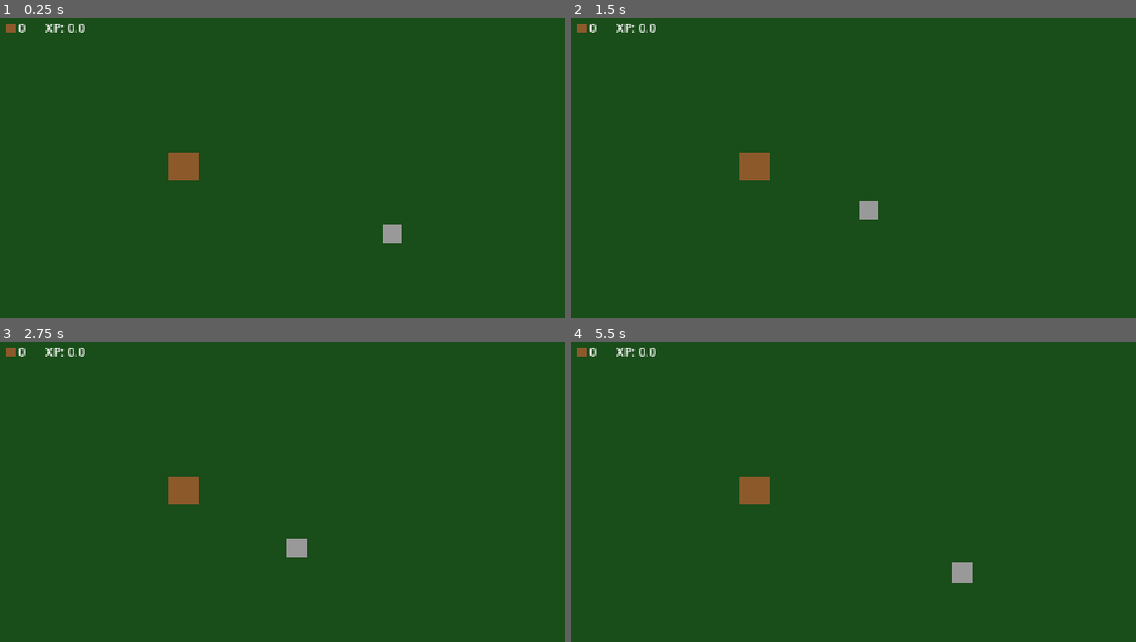
Above: before the commit, frames 1-4 (two rows, left to right).
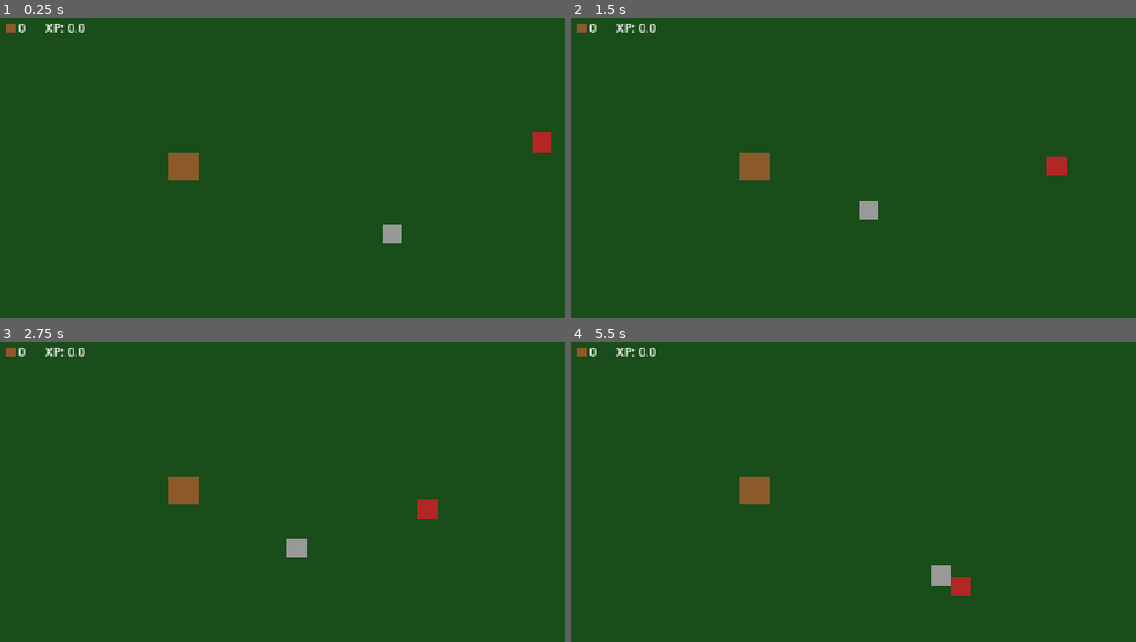
Above: after the commit, the same moments.

Repository: LEADR-official/grindscape
Game: Godot game, scene res://scenes/game.tscn
Same seed, same stepped clock (60 frames per second), same inputs: the game is played once before the commit and once after it.
Inputs (mouse positions are in pixels of both pictures, inside the frame that each line leads up to):
- Up to frame 1 (0.25 s): no input
- Up to frame 2 (1.5 s): move the mouse to (751, 165) at 0.52 s; click (751, 165) at 0.67 s; move the mouse to (802, 255) at 1.27 s; click (802, 255) at 1.42 s
- Up to frame 3 (2.75 s): move the mouse to (468, 459) at 2.02 s; click (468, 459) at 2.17 s
- Up to frame 4 (5.5 s): move the mouse to (outside the picture) at 2.77 s; click (outside the picture) at 2.92 s; move the mouse to (outside the picture) at 3.52 s; click (outside the picture) at 3.67 s; move the mouse to (729, 492) at 4.27 s; click (729, 492) at 4.42 s; move the mouse to (1000, 558) at 5.02 s; click (1000, 558) at 5.17 s

The runs differ from the first frame. In frame 1, 0.2% of the frame differs, in the area x 94-98%, y 38-45%; in frame 2, 0.2%; in frame 3, 0.2%; in frame 4, 0.6%, in the area x 63-72%, y 73-85%.

Commit message:
add skeleton + follow AI

Diff:
--- a/scenes/game.tscn
+++ b/scenes/game.tscn
@@ -1,9 +1,10 @@
-[gd_scene load_steps=9 format=3 uid="uid://d3wxlp4b8fyjn"]
+[gd_scene load_steps=10 format=3 uid="uid://d3wxlp4b8fyjn"]
 
 [ext_resource type="PackedScene" uid="uid://dpt1j22nxfw0x" path="res://scenes/player.tscn" id="1_player"]
 [ext_resource type="PackedScene" path="res://scenes/rock.tscn" id="2_rock"]
 [ext_resource type="Script" uid="uid://b1578tt5yug3l" path="res://scripts/game.gd" id="3_game_script"]
 [ext_resource type="PackedScene" path="res://scenes/hud.tscn" id="4_hud"]
+[ext_resource type="PackedScene" path="res://scenes/skeleton.tscn" id="5_skeleton"]
 
 [sub_resource type="RectangleShape2D" id="RectangleShape2D_top"]
 size = Vector2(1280, 10)
@@ -50,4 +51,7 @@
 [node name="Player" parent="." instance=ExtResource("1_player")]
 position = Vector2(640, 360)
 
+[node name="Skeleton" parent="." instance=ExtResource("5_skeleton")]
+position = Vector2(900, 200)
+
 [node name="HUD" parent="." instance=ExtResource("4_hud")]
--- /dev/null
+++ b/scenes/skeleton.tscn
@@ -0,0 +1,20 @@
+[gd_scene load_steps=3 format=3]
+
+[ext_resource type="Script" path="res://scripts/skeleton.gd" id="1_skeleton_script"]
+
+[sub_resource type="RectangleShape2D" id="RectangleShape2D_skeleton"]
+size = Vector2(32, 32)
+
+[node name="Skeleton" type="CharacterBody2D"]
+script = ExtResource("1_skeleton_script")
+
+[node name="ColorRect" type="ColorRect" parent="."]
+offset_left = -16.0
+offset_top = -16.0
+offset_right = 16.0
+offset_bottom = 16.0
+mouse_filter = 2
+color = Color(0.7, 0.15, 0.15, 1)
+
+[node name="CollisionShape2D" type="CollisionShape2D" parent="."]
+shape = SubResource("RectangleShape2D_skeleton")
--- /dev/null
+++ b/scripts/skeleton.gd
@@ -0,0 +1,22 @@
+extends CharacterBody2D
+## Skeleton enemy — chases the player at a slow fixed speed, stops when in attack range.
+
+const CHASE_SPEED: float = 80.0
+const ATTACK_RANGE: float = 48.0
+
+var _player: CharacterBody2D
+
+
+func _ready() -> void:
+	_player = get_tree().get_first_node_in_group("player") as CharacterBody2D
+
+
+func _physics_process(_delta: float) -> void:
+	if _player == null:
+		return
+	var distance := global_position.distance_to(_player.global_position)
+	if distance > ATTACK_RANGE:
+		velocity = global_position.direction_to(_player.global_position) * CHASE_SPEED
+		move_and_slide()
+	else:
+		velocity = Vector2.ZERO
